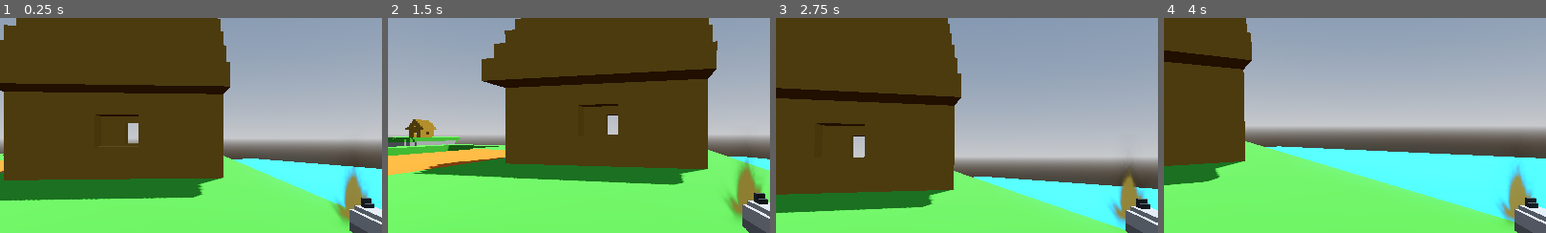
Above: before the commit, frames 1-4 (left to right).
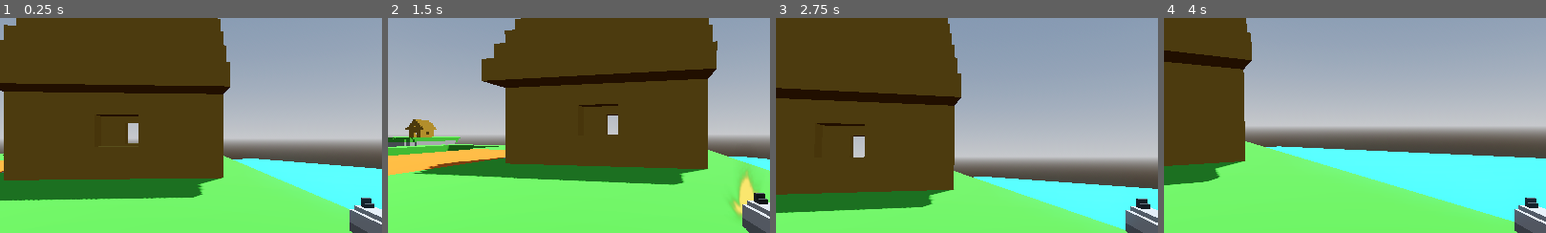
Above: after the commit, the same moments.

Repository: qdanq/Battle-duo
Game: Godot game, scene res://world.tscn
Two runs of this game, one before a commit and one after it. Both use one fixed random seed, a clock stepped at 60 frames per second and the inputs below.
Inputs (mouse positions are % of the whole screen's width and height, from its top left):
- Up to frame 1 (0.25 s): no input
- Up to frame 2 (1.5 s): tap Enter (ui_accept) at 0.5, 0.77 s; move the mouse to (55, 50) at 0.52 s; press the mouse at (55, 50) at 0.53 s; hold Up (ui_up) from 0.53 s (still down); move the mouse to (45, 50) at 1.27 s; release the mouse at (45, 50) at 1.28 s; click (45, 50) at 1.35 s
- Up to frame 3 (2.75 s): keep holding Up (ui_up); tap Enter (ui_accept) at 1.52 s; move the mouse to (52, 48) at 2.02 s; press the mouse at (52, 48) at 2.03 s
- Up to frame 4 (4 s): keep holding Up (ui_up); move the mouse to (49, 52) at 2.77 s; release the mouse at (49, 52) at 2.78 s; click (49, 52) at 2.85 s; tap Enter (ui_accept) at 3.02, 3.77 s; move the mouse to (57, 51) at 3.52 s; press the mouse at (57, 51) at 3.53 s
The pictures show only the part of the screen within x 23-73%, y 22-72%; the shares and areas given below are measured in that part.

The runs differ from the first frame. In frame 1, 1.1% of the frame differs, in the area x 87-97%, y 68-96%; in frame 2, 1.1%, in the area x 88-98%, y 65-93%; in frame 3, 0.9%; in frame 4, 1.1%.

Commit message:
Add muzzle_flash script to player script.

Diff:
--- a/player.tscn
+++ b/player.tscn
@@ -9,6 +9,7 @@
 
 @onready var camera = $Camera3D
 @onready var anim_player = $AnimationPlayer
+@onready var muzzle_flash = $Camera3D/Pistol/MuzzleFlash
 
 const SPEED = 13.0
 const JUMP_VELOCITY = 8.0
@@ -62,18 +63,30 @@
 func play_shoot_effects():
 	anim_player.stop()
 	anim_player.play(\"shoot\")
+	muzzle_flash.restart()
+	muzzle_flash.emitting = true
 
 "
 
 [sub_resource type="CapsuleMesh" id="CapsuleMesh_8ag0u"]
 
 [sub_resource type="CapsuleShape3D" id="CapsuleShape3D_g2l7h"]
+
+[sub_resource type="Gradient" id="Gradient_m20ii"]
+offsets = PackedFloat32Array(0, 0.195122, 1)
+colors = PackedColorArray(0, 0, 0, 0, 1, 1, 1, 1, 1, 1, 1, 1)
+
+[sub_resource type="GradientTexture1D" id="GradientTexture1D_aleu7"]
+gradient = SubResource("Gradient_m20ii")
 
 [sub_resource type="ParticleProcessMaterial" id="ParticleProcessMaterial_nvnt8"]
 gravity = Vector3(0, 0, 0)
+color_ramp = SubResource("GradientTexture1D_aleu7")
 
 [sub_resource type="StandardMaterial3D" id="StandardMaterial3D_qdq01"]
 transparency = 1
+shading_mode = 0
+vertex_color_use_as_albedo = true
 albedo_color = Color(0.976471, 0.811765, 0.341176, 1)
 albedo_texture = ExtResource("2_ksf4a")
 billboard_mode = 3
@@ -83,7 +96,7 @@
 
 [sub_resource type="PlaneMesh" id="PlaneMesh_x7oop"]
 material = SubResource("StandardMaterial3D_qdq01")
-size = Vector2(0.25, 0.25)
+size = Vector2(0.2, 0.2)
 orientation = 2
 
 [sub_resource type="Animation" id="Animation_admm7"]
@@ -215,8 +228,11 @@
 skeleton = NodePath("../..")
 
 [node name="MuzzleFlash" type="GPUParticles3D" parent="Camera3D/Pistol"]
-transform = Transform3D(1, 0, 0, 0, 1, 0, 1.06581e-14, 0, 1, 2.3715, 3.65611, -1.79435)
+transform = Transform3D(1, 0, 0, 0, 1, 0, 1.06581e-14, 0, 1, 2.3715, 3.47848, -1.79435)
+emitting = false
 amount = 1
+lifetime = 0.2
+one_shot = true
 local_coords = true
 process_material = SubResource("ParticleProcessMaterial_nvnt8")
 draw_pass_1 = SubResource("PlaneMesh_x7oop")
Not shown: 1 places in player.tscn that only renumber resources
